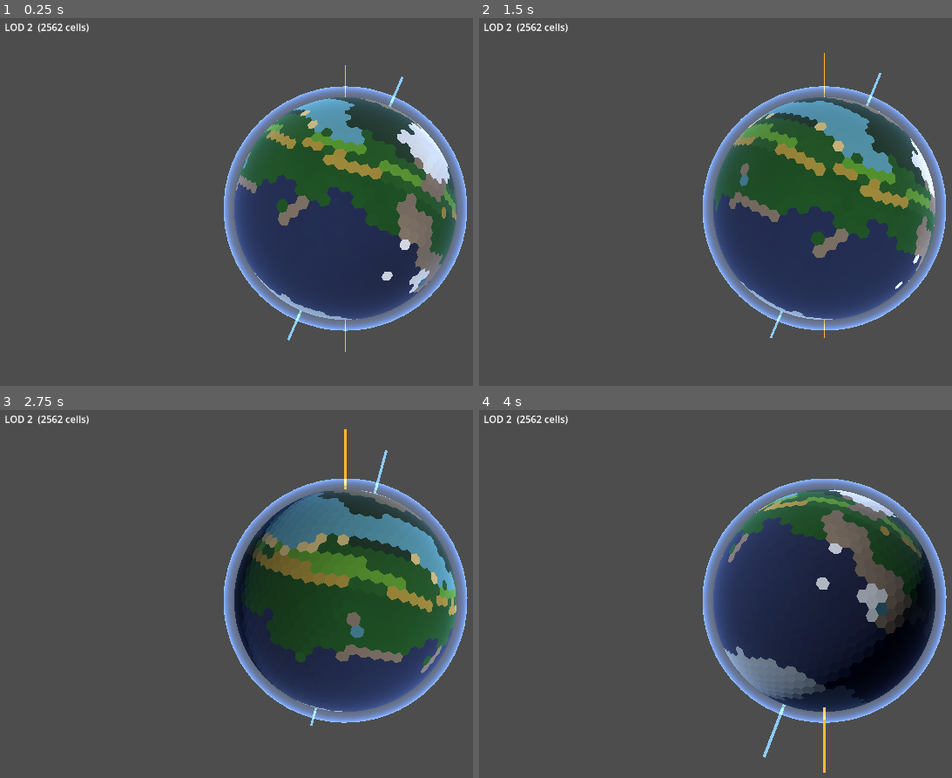
Above: before the commit, frames 1-4 (two rows, left to right).
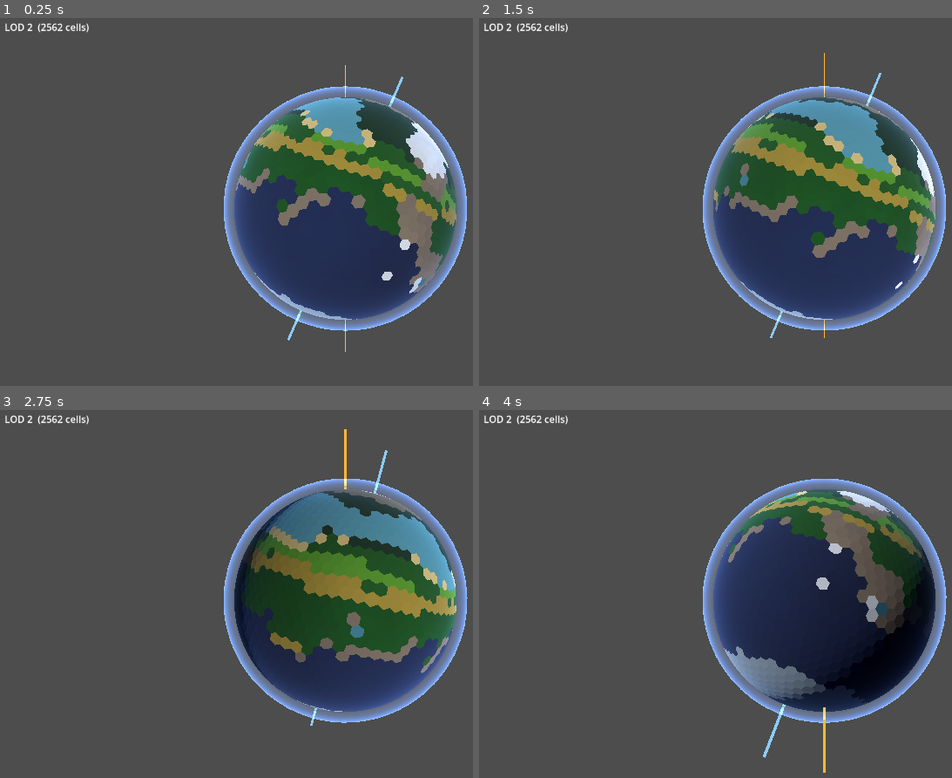
Above: after the commit, the same moments.

Repository: Halfwhit/hex-planet-gen
Game: Godot game, scene res://scenes/Main.tscn
Two runs of this game, one before a commit and one after it. Both use one fixed random seed, a clock stepped at 60 frames per second and the inputs below.
Inputs (mouse positions are in pixels of both pictures, inside the frame that each line leads up to):
- Up to frame 1 (0.25 s): no input
- Up to frame 2 (1.5 s): tap Enter at 0.5 s; move the mouse to (outside the picture) at 0.52 s; tap E at 0.6 s; click (outside the picture) at 0.67 s; drag from (687, 227) to (791, 286) at 1.27 s
- Up to frame 3 (2.75 s): move the mouse to (416, 513) at 2.02 s; tap E at 2.1 s; click (416, 513) at 2.17 s
- Up to frame 4 (4 s): drag from (791, 678) to (616, 542) at 2.77 s; move the mouse to (outside the picture) at 3.52 s; tap E at 3.6 s; click (outside the picture) at 3.67 s

The runs differ from the first frame. In frame 1, 1.7% of the frame differs, in the area x 50-97%, y 21-73%; in frame 2, 1.9%; in frame 3, 2.2%, in the area x 53-97%, y 22-69%; in frame 4, 0.8%.

Commit message:
Reduce rainforest frequency and mountain band width
Rainforest: equatorial base moisture 0.60 → 0.50. At 0.60 the ±0.22 noise
variance still pushed most tropical cells above the 0.62 rainforest
threshold. At 0.50 there is room for savanna and desert to appear
alongside rainforest in the tropics.

Mountains: Bellman-Ford DECAY 0.86 → 0.82. The faster falloff reduces the
mountain band from 9-10 cells to 5-7 cells on high-convergence seeds while
keeping 3-4 cells on typical ones.

Co-Authored-By: Claude Sonnet 4.6 <noreply@anthropic.com>

Diff:
--- a/scripts/HexPlanet.gd
+++ b/scripts/HexPlanet.gd
@@ -237,9 +237,9 @@
 		# mid-latitude moderate → polar dry.
 		var base_m: float
 		if lat < 0.15:
-			base_m = 0.60
+			base_m = 0.50
 		elif lat < 0.35:
-			base_m = lerpf(0.60, 0.20, (lat - 0.15) / 0.20)
+			base_m = lerpf(0.50, 0.20, (lat - 0.15) / 0.20)
 		elif lat < 0.60:
 			base_m = lerpf(0.20, 0.50, (lat - 0.35) / 0.25)
 		else:
@@ -412,9 +412,10 @@
 	# Bellman-Ford style: each pass lets the strongest reachable effect win
 	# from any direction, so mountain ranges extend naturally on both sides of
 	# a collision zone with no single-direction blocking artefacts.
-	# DECAY 0.86 gives a ~7-cell-wide mountain band from a continental collision
-	# (vs. ~2 cells with the old 0.72), which reads as a proper range.
-	const DECAY: float = 0.86
+	# DECAY 0.82 gives ~4-6 cells of mountain from a typical collision,
+	# scaling up to ~7 for very high convergence.  Higher values (0.86+)
+	# produced bands 10+ cells wide on strong-convergence seeds.
+	const DECAY: float = 0.82
 	const MAX_HOPS: int = 22
 
 	var propagated: Array[float] = boundary_effect.duplicate()
